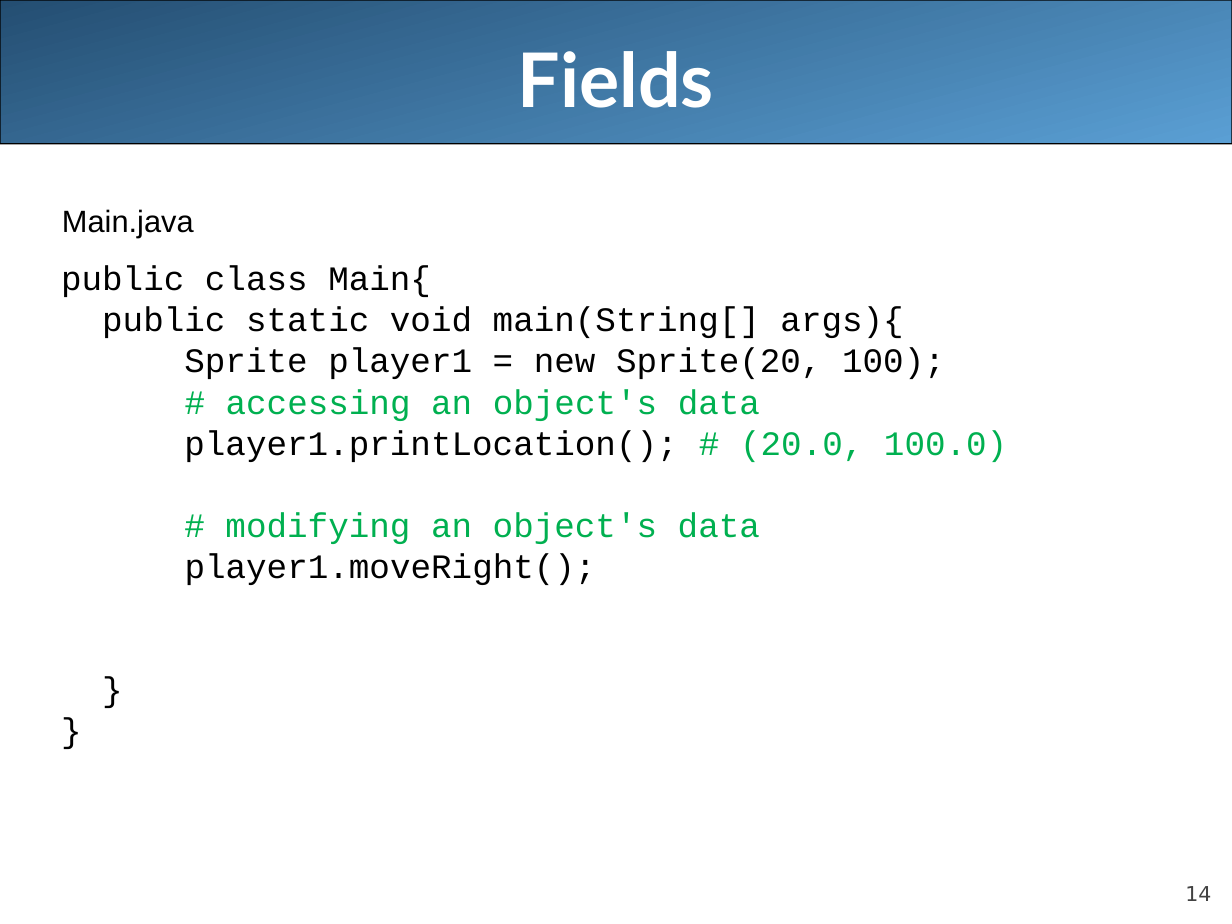
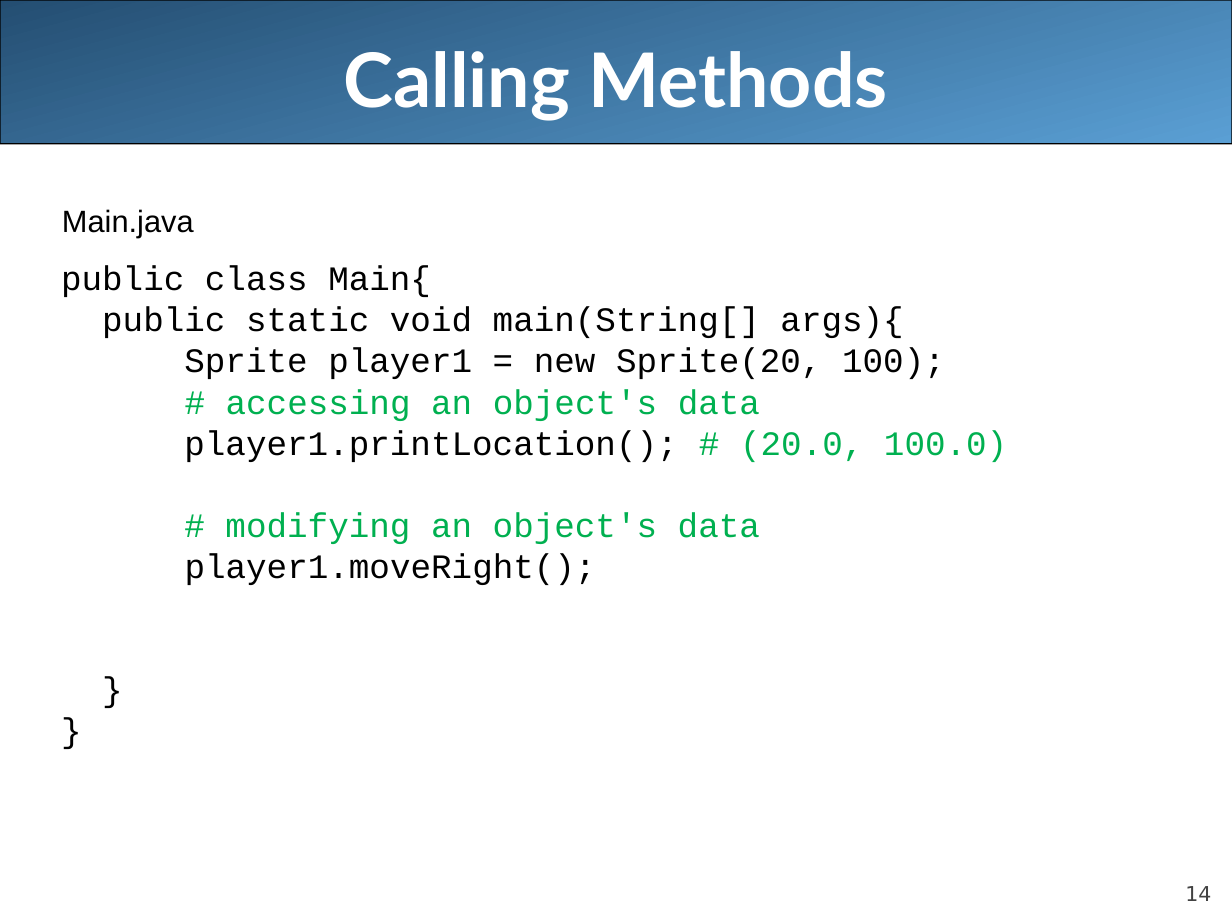
Before and after one commit to LongBaoNguyen/longbaonguyen.github.io, a slide deck: slide 14 of courses/apcsa/lecture13.ppt. Drawn at 1232x924 pixels with LibreOffice and Linux fonts; fonts in the diff are those of the drawing. Boxes give left, top, right and bottom in pixels: in the first picture for what was removed or moved away, otherwise in the second. Text is boxed around its words. In the diff, an @@ line names an element or a change of style, - is before the commit and + after.

```diff
--- a/courses/apcsa/lecture13.ppt
+++ b/courses/apcsa/lecture13.ppt
@@ title at <box>344,51,887,120</box>: text changed @@
-Fields
+Calling Methods
```
Also in this commit, not shown: 12 other slides changed, 1 other file.
